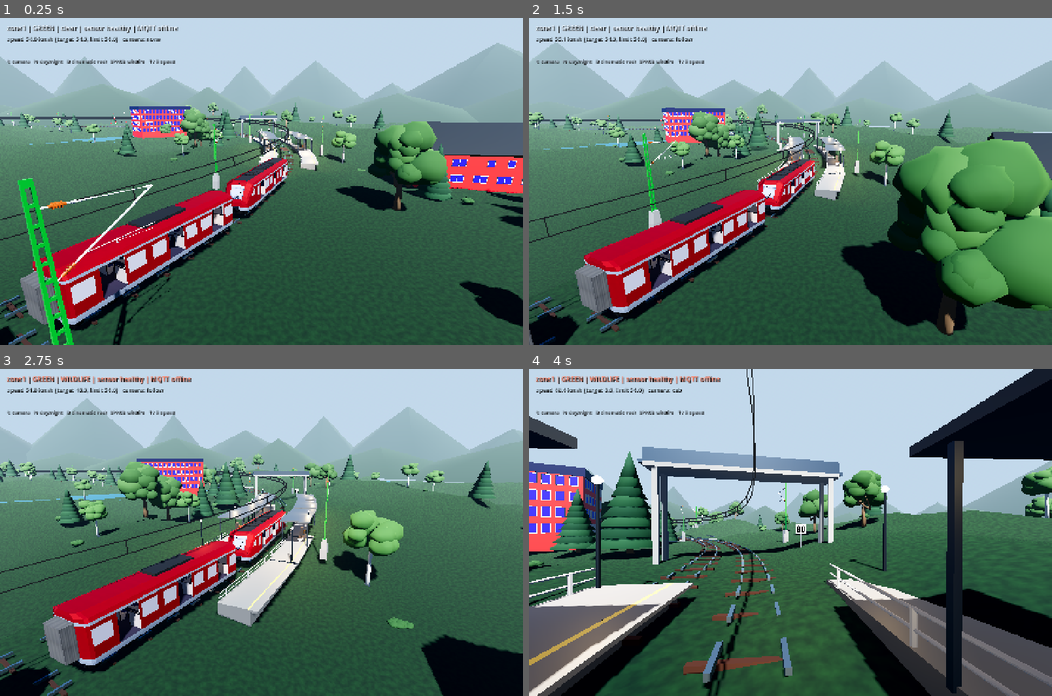
Above: before the commit, frames 1-4 (two rows, left to right).
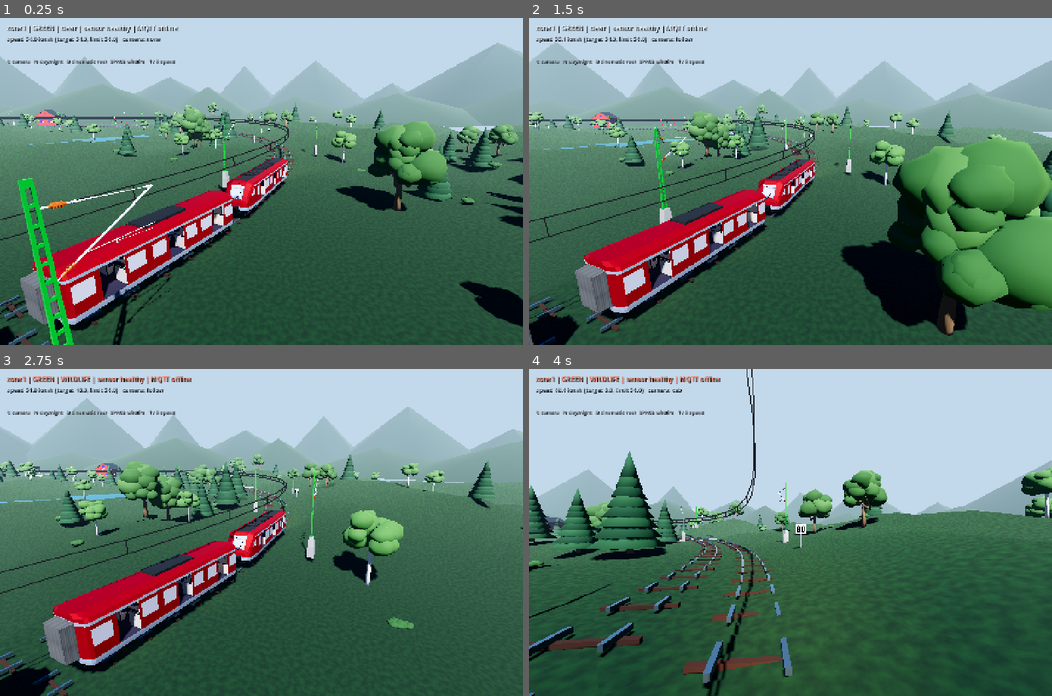
Above: after the commit, the same moments.

Repository: Kathir-Kalidass/railway-digital-twin
Game: Godot game, scene res://scenes/lts_full.tscn
The game is run twice, just before and just after one commit, with the same random seed, the same clock (stepped at 60 frames per second) and the same inputs.
Inputs (mouse positions are in pixels of both pictures, inside the frame that each line leads up to):
- Up to frame 1 (0.25 s): no input
- Up to frame 2 (1.5 s): tap Enter at 0.5 s; move the mouse to (905, 165) at 0.52 s; hold Up (ui_up) 0.53-1.28 s; hold Ctrl 0.53-1.28 s; click (905, 165) at 0.67 s; tap Space at 0.77, 1.07 s; move the mouse to (685, 197) at 1.27 s; hold Down (ui_down) from 1.28 s (still down); tap F at 1.35 s
- Up to frame 3 (2.75 s): tap Space at 1.52, 1.82 s; move the mouse to (313, 460) at 2.02 s; release Down (ui_down) at 2.03 s; hold Up (ui_up) from 2.03 s (still down); tap 2 at 2.1 s
- Up to frame 4 (4 s): move the mouse to (764, 597) at 2.77 s; tap R at 2.85 s; click (764, 597) at 2.92 s; tap Space at 3.02, 3.32, 3.77 s; move the mouse to (947, 581) at 3.52 s; release Up (ui_up) at 3.53 s; hold Down (ui_down) from 3.53 s (still down); tap C at 3.6 s

The runs differ from the first frame. In frame 1, 5.5% of the frame differs, in the area x 1-100%, y 27-54%; in frame 2, 3.5%; in frame 3, 8.4%; in frame 4, 33%, in the area x 0-100%, y 0-100%.

Commit message:
feat(godot): island station inside block B2

Diff:
--- a/godot/src/scenery_director.gd
+++ b/godot/src/scenery_director.gd
@@ -6,9 +6,13 @@
 
 @export var track_path: NodePath = NodePath("../Track")
 @export var terrain_path: NodePath = NodePath("../WorldWildlife/TerrainGenerator")
+@export var registry_path: NodePath = NodePath("../TrackRegistry")
+@export var inner_track_path: NodePath = NodePath("../InnerTrack")
 @export var seed := 17
 @export var tree_count := 280
-@export var station_distance := 70.0
+@export var station_distance := 322.0
+@export var station_module_spacing := 9.6
+@export var station_modules := 5
 @export var use_lts_models := true
 
 const LTS := "res://assets/models/lts/"
@@ -35,6 +39,36 @@
 	_build_wires()
 	_build_details()
 	_scatter_trees()
+
+
+func _inner_track() -> LTSTrack:
+	var registry := get_node_or_null(registry_path) as TrackRegistry
+	if registry != null:
+		var down := registry.track("DOWN")
+		if down != null:
+			return down
+	return get_node_or_null(inner_track_path) as LTSTrack
+
+
+func _pose_pair(up_distance: float) -> Dictionary:
+	var up_pose := _pose(up_distance)
+	var down := _inner_track()
+	if down == null:
+		return {"up": up_pose, "down": null, "mid": up_pose}
+	var down_pose := down.get_global_transform_at_distance(clampf(up_distance * down.length / _track.length, 0.0, down.length))
+	var mid := up_pose
+	mid.origin = (up_pose.origin + down_pose.origin) * 0.5
+	return {"up": up_pose, "down": down_pose, "mid": mid}
+
+
+func _fit_platform(node: Node3D, pose: Transform3D, max_width: float) -> void:
+	var box := _world_aabb(node)
+	var lateral := 0.0
+	for index in 8:
+		lateral = maxf(lateral, absf((box.get_endpoint(index) - pose.origin).dot(pose.basis.z)))
+	if lateral <= 0.01:
+		return
+	node.scale *= Vector3.ONE * minf(1.0, (max_width * 0.5) / lateral)
 
 
 func _pose(distance_m: float, side_offset: float = 0.0) -> Transform3D:
@@ -93,21 +127,24 @@
 
 func _build_station() -> void:
 	var platform_top := 0.55
-	for module in 5:
-		for side in [-1.0, 1.0]:
-			var pose := _pose(station_distance + module * 10.4, side * 4.4)
-			var platform := _spawn("platform", pose)
-			if platform:
-				_align_bottom(platform, pose.origin.y - 1.25)
-			if module in [1, 3]:
-				var bench_pose := _pose(station_distance + module * 10.4 + 4.0, side * 4.9)
-				var bench := _spawn("bench", bench_pose)
-				if bench:
-					_align_bottom(bench, pose.origin.y + platform_top)
-				var bin := _spawn("garbage", bench_pose)
-				if bin:
-					bin.global_position += bench_pose.basis.x * 1.6
-					_align_bottom(bin, pose.origin.y + platform_top)
+	for module in station_modules:
+		var pair := _pose_pair(station_distance + module * station_module_spacing)
+		var mid: Transform3D = pair["mid"]
+		var platform := _spawn("platform", mid)
+		if platform:
+			platform.name = "Platform%d" % module
+			_fit_platform(platform, mid, 2.2)
+			_align_bottom(platform, mid.origin.y - 1.25)
+		if module in [1, 3]:
+			var bench_pose := mid
+			bench_pose.origin += bench_pose.basis.x * 4.0
+			var bench := _spawn("bench", bench_pose)
+			if bench:
+				_align_bottom(bench, mid.origin.y + platform_top)
+			var bin := _spawn("garbage", bench_pose)
+			if bin:
+				bin.global_position += bench_pose.basis.x * 1.6
+				_align_bottom(bin, mid.origin.y + platform_top)
 
 	var house_pose := _pose(station_distance - 8.0, 30.0)
 	house_pose.basis = house_pose.basis * Basis(Vector3.UP, -PI / 2.0)
@@ -172,39 +209,39 @@
 	var metal := _plain_material(Color(0.24, 0.27, 0.30), 0.45, 0.55)
 	var roof := _plain_material(Color(0.32, 0.35, 0.38), 0.6, 0.25)
 	for module in [1, 2, 3]:
-		for side in [-1.0, 1.0]:
-			var pose := _pose(station_distance + module * 10.4 + 5.2, side * 4.4)
-			var root := Node3D.new()
-			add_child(root)
-			root.global_transform = pose
-			var slab := MeshInstance3D.new()
-			var slab_mesh := BoxMesh.new()
-			slab_mesh.size = Vector3(10.0, 0.16, 3.8)
-			slab.mesh = slab_mesh
-			slab.material_override = roof
-			slab.position = Vector3(0.0, 3.85, 0.0)
-			root.add_child(slab)
-			for post_x in [-4.4, 4.4]:
-				for post_z in [-1.65, 1.65]:
-					var post := MeshInstance3D.new()
-					var post_mesh := BoxMesh.new()
-					post_mesh.size = Vector3(0.12, 3.4, 0.12)
-					post.mesh = post_mesh
-					post.material_override = metal
-					post.position = Vector3(post_x, 2.15, post_z)
-					root.add_child(post)
+		var pair := _pose_pair(station_distance + module * station_module_spacing + 4.8)
+		var root := Node3D.new()
+		add_child(root)
+		root.global_transform = pair["mid"]
+		var slab := MeshInstance3D.new()
+		var slab_mesh := BoxMesh.new()
+		slab_mesh.size = Vector3(8.4, 0.16, 2.0)
+		slab.mesh = slab_mesh
+		slab.material_override = roof
+		slab.position = Vector3(0.0, 3.85, 0.0)
+		root.add_child(slab)
+		for post_x in [-3.8, 3.8]:
+			for post_z in [-0.8, 0.8]:
+				var post := MeshInstance3D.new()
+				var post_mesh := BoxMesh.new()
+				post_mesh.size = Vector3(0.12, 3.4, 0.12)
+				post.mesh = post_mesh
+				post.material_override = metal
+				post.position = Vector3(post_x, 2.15, post_z)
+				root.add_child(post)
 
 
 func _build_footbridge() -> void:
-	var pose := _pose(station_distance + 58.0)
+	var pair := _pose_pair(station_distance + 24.0)
+	var mid: Transform3D = pair["mid"]
 	var concrete := _plain_material(Color(0.55, 0.57, 0.58), 0.8)
 	var steel := _plain_material(Color(0.30, 0.34, 0.38), 0.4, 0.6)
 	var root := Node3D.new()
 	add_child(root)
-	root.global_transform = pose
+	root.global_transform = mid
 	var deck := MeshInstance3D.new()
 	var deck_mesh := BoxMesh.new()
-	deck_mesh.size = Vector3(3.2, 0.35, 16.0)
+	deck_mesh.size = Vector3(3.2, 0.35, 13.0)
 	deck.mesh = deck_mesh
 	deck.material_override = concrete
 	deck.position = Vector3(0.0, 7.6, 0.0)
@@ -212,12 +249,12 @@
 	for wall_x in [-1.55, 1.55]:
 		var parapet := MeshInstance3D.new()
 		var parapet_mesh := BoxMesh.new()
-		parapet_mesh.size = Vector3(0.10, 1.05, 16.0)
+		parapet_mesh.size = Vector3(0.10, 1.05, 13.0)
 		parapet.mesh = parapet_mesh
 		parapet.material_override = steel
 		parapet.position = Vector3(wall_x, 8.3, 0.0)
 		root.add_child(parapet)
-	for tower_z in [-7.3, 7.3]:
+	for tower_z in [-5.5, 5.5]:
 		for tower_x in [-1.1, 1.1]:
 			var leg := MeshInstance3D.new()
 			var leg_mesh := BoxMesh.new()
@@ -245,10 +282,12 @@
 	lamp_material.emission_enabled = true
 	lamp_material.emission = Color(1.0, 0.82, 0.5)
 	lamp_material.emission_energy_multiplier = 2.2
-	for module in 5:
+	for module in station_modules:
+		var pair := _pose_pair(station_distance + module * station_module_spacing + 4.8)
+		var mid: Transform3D = pair["mid"]
 		for side in [-1.0, 1.0]:
-			var pose := _pose(station_distance + module * 10.4 + 5.2, side * 5.6)
-			var base_y := pose.origin.y + 0.55
+			var pole_position: Vector3 = mid.origin + mid.basis.z * side * 0.9
+			var base_y: float = mid.origin.y + 0.55
 			var pole := MeshInstance3D.new()
 			var pole_mesh := CylinderMesh.new()
 			pole_mesh.top_radius = 0.055
@@ -257,7 +296,7 @@
 			pole.mesh = pole_mesh
 			pole.material_override = pole_material
 			add_child(pole)
-			pole.global_position = Vector3(pose.origin.x, base_y + 1.9, pose.origin.z)
+			pole.global_position = Vector3(pole_position.x, base_y + 1.9, pole_position.z)
 			var head := MeshInstance3D.new()
 			var head_mesh := SphereMesh.new()
 			head_mesh.radius = 0.17
@@ -265,9 +304,9 @@
 			head.mesh = head_mesh
 			head.material_override = lamp_material
 			add_child(head)
-			head.global_position = Vector3(pose.origin.x, base_y + 3.85, pose.origin.z)
+			head.global_position = Vector3(pole_position.x, base_y + 3.85, pole_position.z)
 			var light := OmniLight3D.new()
-			light.position = Vector3(pose.origin.x, base_y + 3.75, pose.origin.z)
+			light.position = Vector3(pole_position.x, base_y + 3.75, pole_position.z)
 			light.omni_range = 15.0
 			light.light_energy = 1.1
 			light.light_color = Color(1.0, 0.84, 0.58)
@@ -277,11 +316,12 @@
 
 func _build_station_signs() -> void:
 	for side in [-1.0, 1.0]:
-		var pose := _pose(station_distance + 22.0, side * 4.8)
+		var pair := _pose_pair(station_distance + 22.0)
+		var mid: Transform3D = pair["mid"]
 		var root := Node3D.new()
 		add_child(root)
-		root.global_position = Vector3(pose.origin.x, pose.origin.y + 3.3, pose.origin.z)
-		root.global_basis = Basis.looking_at(-pose.basis.z * side, pose.basis.y)
+		root.global_position = mid.origin + mid.basis.z * side * 0.85 + Vector3(0.0, 3.3, 0.0)
+		root.global_basis = Basis.looking_at(mid.basis.z * side, mid.basis.y)
 		var board := MeshInstance3D.new()
 		var board_mesh := BoxMesh.new()
 		board_mesh.size = Vector3(4.2, 1.1, 0.12)
--- /dev/null
+++ b/godot/tests/test_station_island.gd
@@ -0,0 +1,64 @@
+extends SceneTree
+
+
+func _initialize() -> void:
+	call_deferred("_run")
+
+
+func _run() -> void:
+	var a := Assert.new()
+	var scene: Node3D = load("res://scenes/lts_full.tscn").instantiate()
+	scene.get_node("MQTTBridge").connect_on_ready = false
+	root.add_child(scene)
+	await process_frame
+
+	var scenery := scene.get_node("Scenery") as SceneryDirector
+	var up := scene.get_node("Track") as LTSTrack
+	var down := scene.get_node("InnerTrack") as LTSTrack
+
+	for module in 5:
+		var d_up: float = scenery.station_distance + module * scenery.station_module_spacing
+		var up_pose: Transform3D = up.get_global_transform_at_distance(d_up)
+		var down_pose: Transform3D = down.get_global_transform_at_distance(d_up * down.length / up.length)
+		var mid := (up_pose.origin + down_pose.origin) * 0.5
+		a.ok(d_up > 301.5929 and d_up < 452.3893, "module %d is inside UP-B2" % module)
+		var d_down: float = d_up * down.length / up.length
+		a.ok(d_down > 291.5398 and d_down < 437.3097, "module %d is inside DOWN-B2" % module)
+
+		var platform := scenery.get_node_or_null("Platform%d" % module) as Node3D
+		a.ok(platform != null, "island platform module %d exists" % module)
+		if platform == null:
+			continue
+		var box := _world_aabb(platform)
+		var centre := box.get_center()
+		a.ok(Vector2(centre.x - mid.x, centre.z - mid.z).length() < 0.8,
+			"module %d is centred between the tracks" % module)
+		for corner in 8:
+			var point := box.get_endpoint(corner)
+			var lateral := absf((point - mid).dot(up_pose.basis.z))
+			a.ok(lateral <= 1.15, "module %d stays inside the 4 m gap" % module)
+
+	scene.queue_free()
+	await process_frame
+	quit(a.report("test_station_island"))
+
+
+func _world_aabb(root: Node3D) -> AABB:
+	var result := AABB()
+	var found := false
+	var items: Array[Node] = root.find_children("*", "MeshInstance3D", true, false)
+	if root is MeshInstance3D and not items.has(root):
+		items.push_front(root)
+	for item in items:
+		var mesh_instance := item as MeshInstance3D
+		if mesh_instance == null or mesh_instance.mesh == null:
+			continue
+		var box := mesh_instance.get_aabb()
+		for index in 8:
+			var point := mesh_instance.global_transform * box.get_endpoint(index)
+			if not found:
+				result = AABB(point, Vector3.ZERO)
+				found = true
+			else:
+				result = result.expand(point)
+	return result
